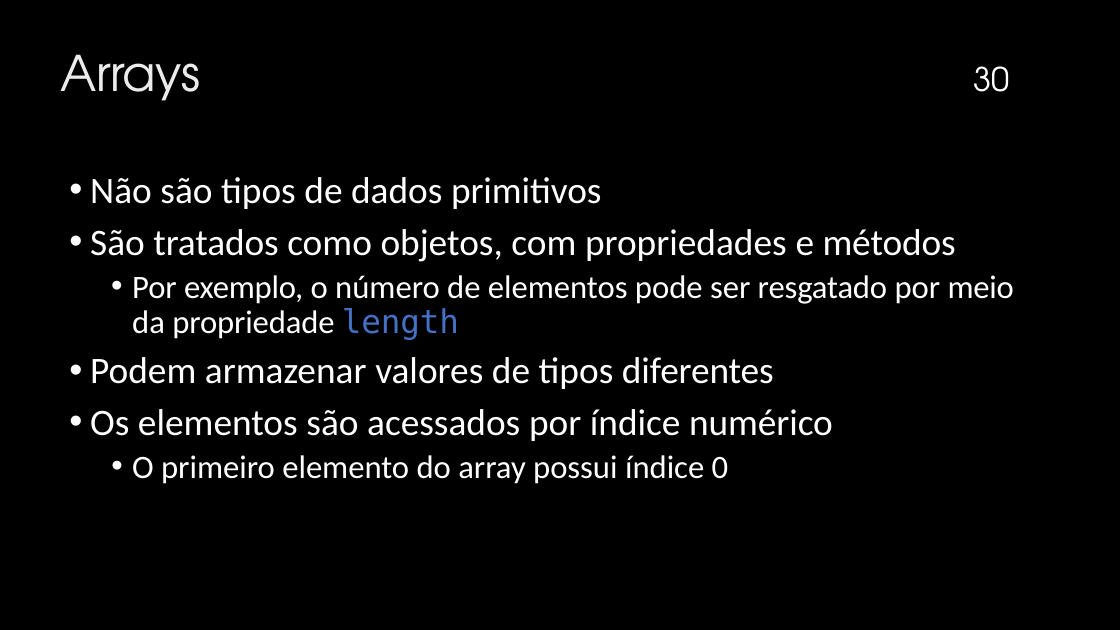
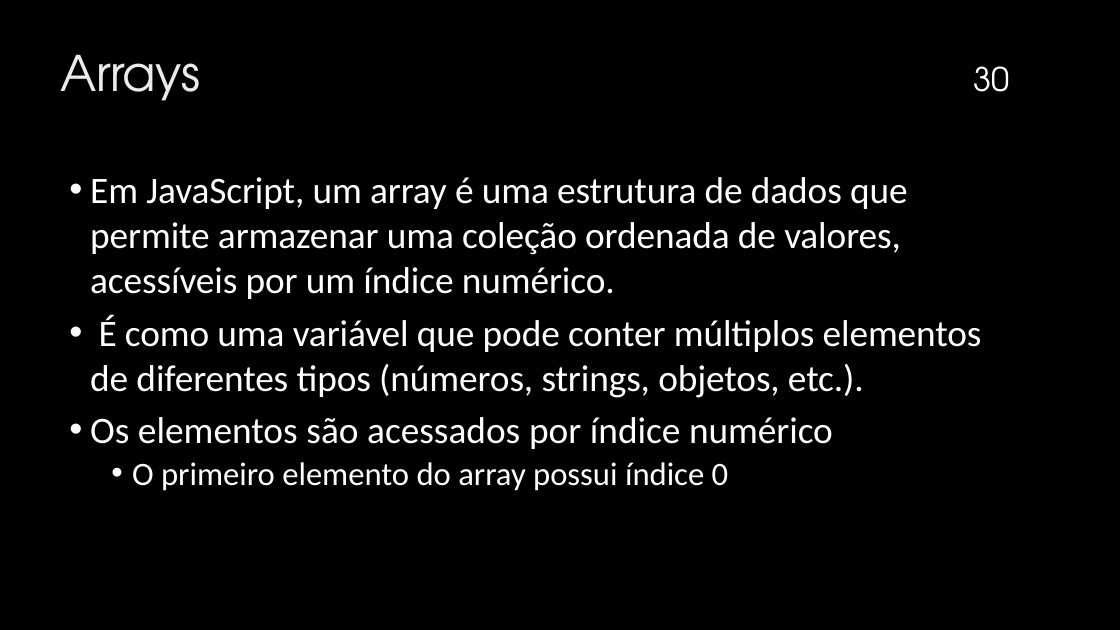
Before and after one commit to mizaelcarlos/Infonet---3-Ano-2025, a slide deck: slide 30 of Programação Client-Side/JavaScript.pptx. Drawn at 1120x630 pixels with LibreOffice and Linux fonts; fonts in the diff are those of the drawing; background and template pictures are left out. Boxes give left, top, right and bottom in pixels: in the first picture for what was removed or moved away, otherwise in the second. Text is boxed around its words. In the diff, an @@ line names an element or a change of style, - is before the commit and + after.

```diff
--- a/Programação Client-Side/JavaScript.pptx
+++ b/Programação Client-Side/JavaScript.pptx
@@ text at [90, 177, 982, 398]: text changed @@
-• Não são tipos de dados primitivos
-• São tratados como objetos, com propriedades e métodos
-  • Por exemplo, o número de elementos pode ser resgatado por meio da propriedade length
-• Podem armazenar valores de tipos diferentes
+• Em JavaScript, um array é uma estrutura de dados que permite armazenar uma coleção ordenada de valores, acessíveis por um índice numérico.
+• É como uma variável que pode conter múltiplos elementos de diferentes tipos (números, strings, objetos, etc.).
```
Also in this commit, not shown: 1 slide added, 1 other file.
